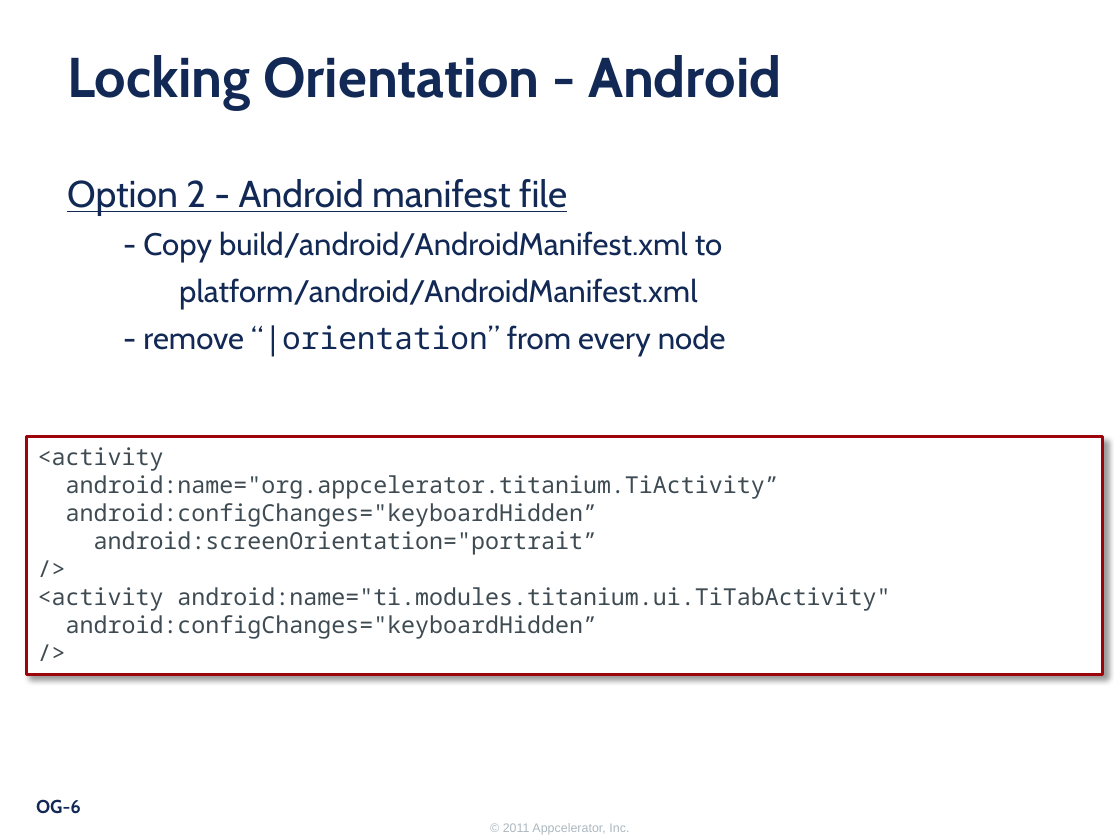
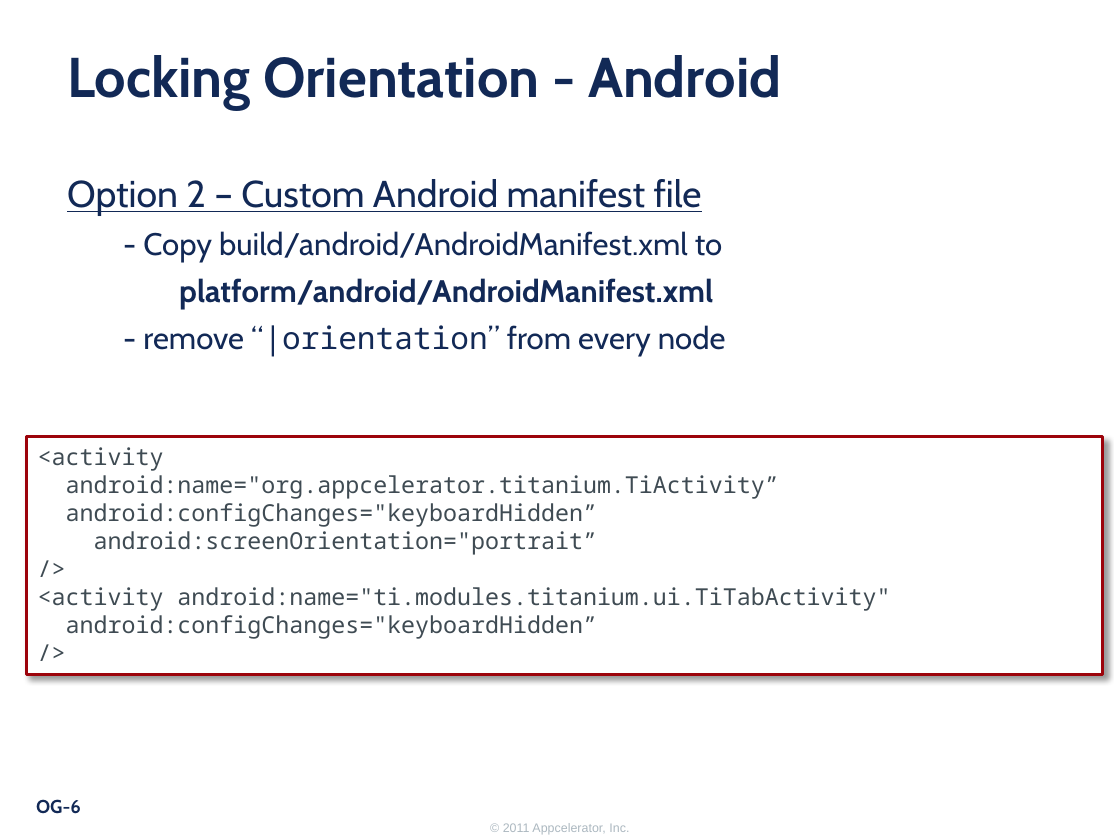
Before and after one commit to appcelerator-forks/appcelerator-training.tcmd_certification, a slide deck: slide 6 of 325.pptx. Drawn at 1120x840 pixels with LibreOffice and Linux fonts; fonts in the diff are those of the drawing; background and template pictures are left out. Boxes give left, top, right and bottom in pixels: in the first picture for what was removed or moved away, otherwise in the second. Text is boxed around its words. In the diff, an @@ line names an element or a change of style, - is before the commit and + after.

```diff
--- a/325.pptx
+++ b/325.pptx
@@ text at box(67, 179, 702, 216): text changed @@
-Option 2 - Android manifest file
+Option 2 – Custom Android manifest file
@@ text at box(179, 278, 713, 309): bold on in "platform/android/AndroidManifest.xml" @@
```
Also in this commit, not shown: 3 other slides changed, 5 other files.
